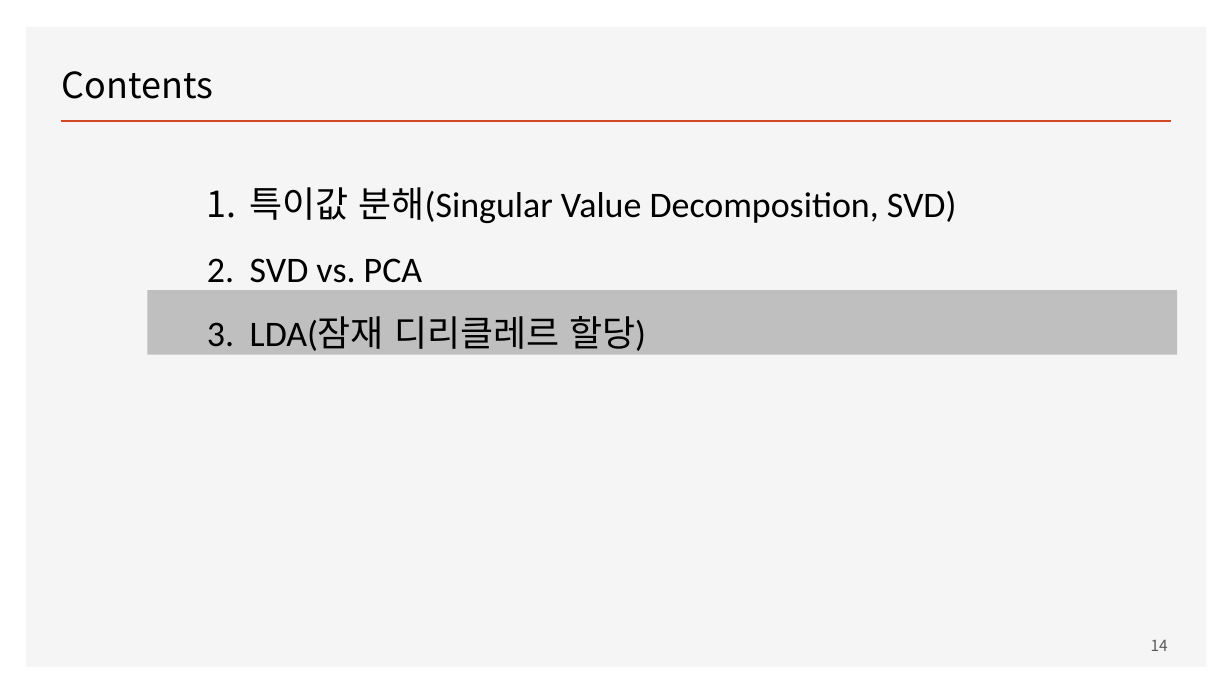
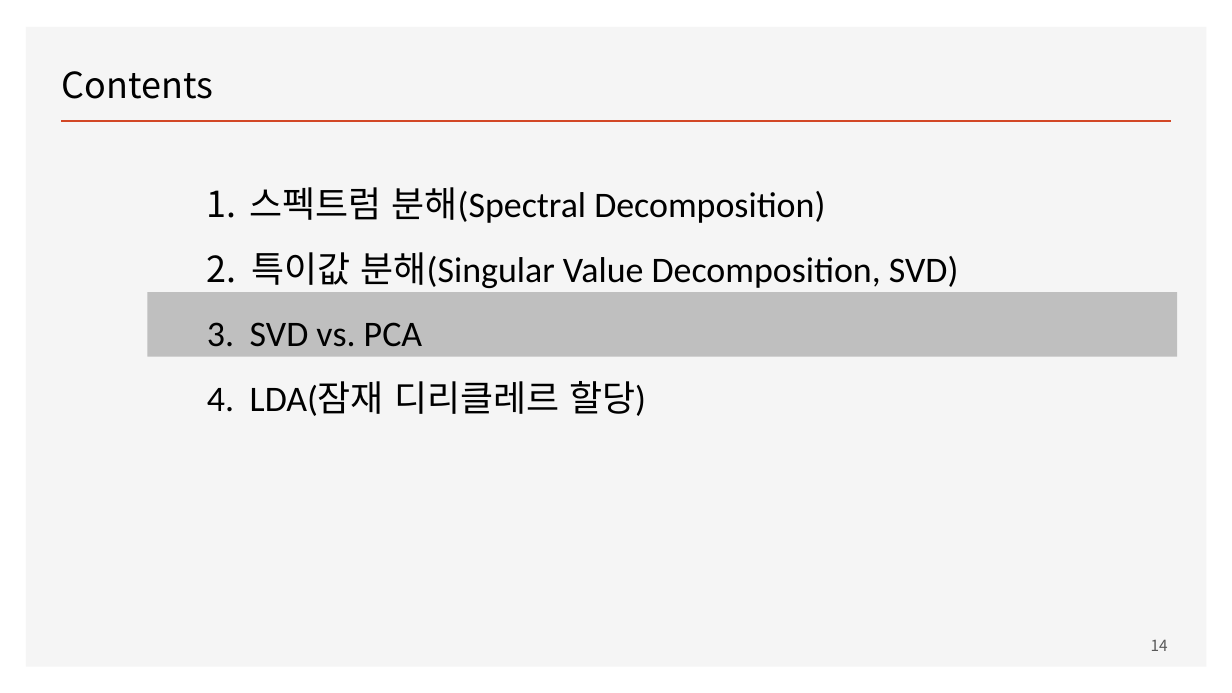
Before and after one commit to ancestor9/mathematics-for-machine-learning, a slide deck: slide 14 of Linear_Algebra/w9_Topic Modeling.pptx. Drawn at 1232x693 pixels with LibreOffice and Linux fonts; fonts in the diff are those of the drawing. Boxes give left, top, right and bottom in pixels: in the first picture for what was removed or moved away, otherwise in the second. Text is boxed around its words. In the diff, an @@ line names an element or a change of style, - is before the commit and + after.

```diff
--- a/Linear_Algebra/w9_Topic Modeling.pptx
+++ b/Linear_Algebra/w9_Topic Modeling.pptx
@@ text at (x1=250, y1=187, x2=825, y2=223): paragraph added @@
+1. 스펙트럼 분해(Spectral Decomposition)
```
Also in this commit, not shown: 6 other slides changed, 6 slides added.
